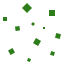
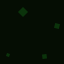
Two versions of the same layered image (w=64, h=64). Layer-by-layer changes:
hid "Rectangle 11", painted on it over [50, 51, 55, 56]
hid "Rectangle 10", painted on it over [49, 10, 55, 16]
hid "Rectangle 9", painted on it over [8, 8, 63, 55]
painted on "Rectangle 8" over [18, 3, 32, 17]
hid "Rectangle 7", painted on it over [33, 38, 41, 46]
painted on "Rectangle 6" over [54, 23, 61, 39]
painted on "Rectangle 4" over [6, 53, 31, 62]
painted on "Rectangle 3" over [15, 26, 47, 59]
hid "Rectangle 2", painted on it over [3, 17, 7, 21]
hid "Rectangle 1", painted on it over [31, 22, 35, 26]
added layer "Rectangle 12" over [0, 0, 64, 64]
